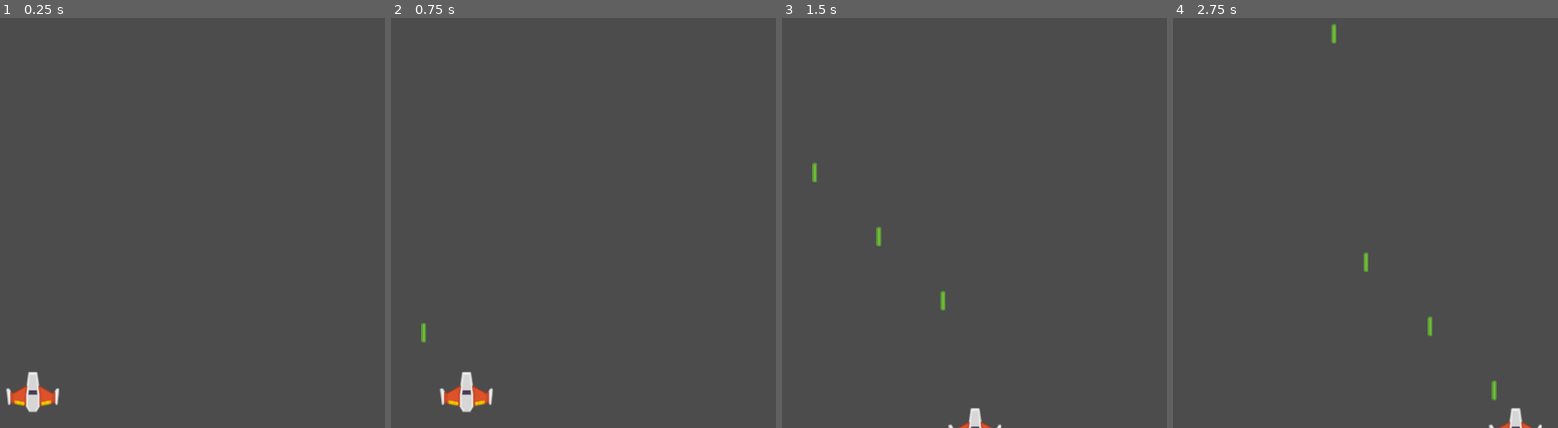
Above: before the commit, frames 1-4 (left to right).
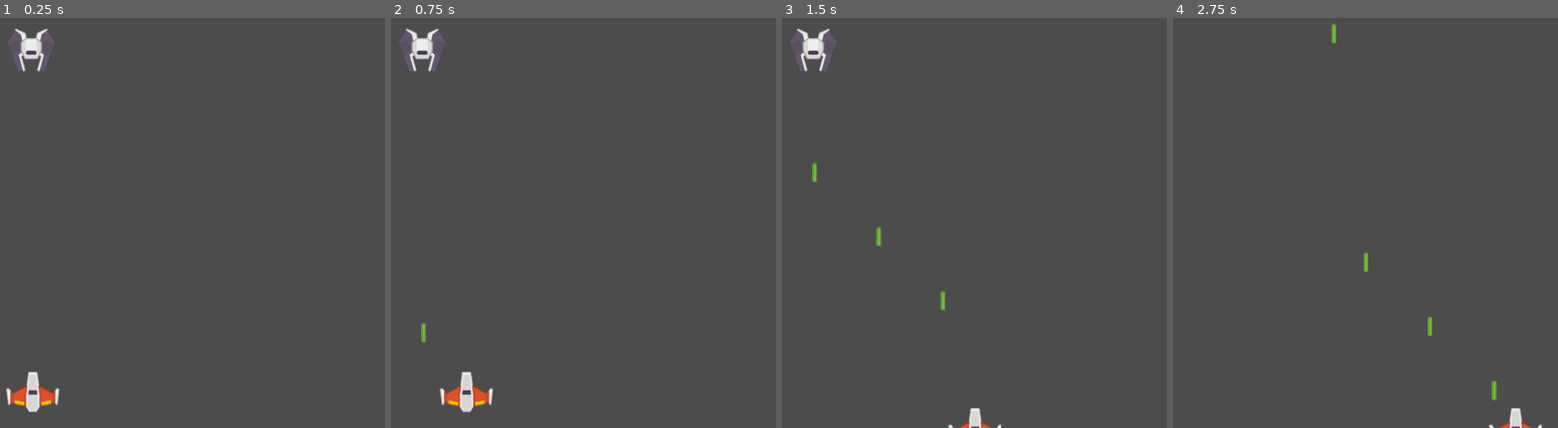
Above: after the commit, the same moments.

Repository: hieuns/space_shooter
Game: Godot game, scene res://TestScene.tscn
The game is run twice, just before and just after one commit, with the same random seed, the same clock (stepped at 60 frames per second) and the same inputs.
Inputs:
- Up to frame 1 (0.25 s): no input
- Up to frame 2 (0.75 s): tap Enter at 0.5 s; hold D (move_right) from 0.53 s (still down); hold Space (shoot) from 0.53 s (still down)
- Up to frame 3 (1.5 s): release D (move_right) at 1.28 s; release Space (shoot) at 1.28 s; hold S (move_down) from 1.28 s (still down); tap Space (shoot) at 1.35 s
- Up to frame 4 (2.75 s): release S (move_down) at 2.03 s; hold D (move_right) from 2.03 s (still down); hold Space (shoot) from 2.03 s (still down)

The runs differ from the first frame. In frame 1, 0.6% of the frame differs, in the area x 2-15%, y 2-14%; in frame 2, 0.6%; in frame 3, 0.6%; in frame 4, nothing differs.

Commit message:
Add Enemy scene, add to TestScene, allow Player to destroy Enemy

Diff:
--- /dev/null
+++ b/BlackEnemy1.tscn
@@ -0,0 +1,14 @@
+[gd_scene load_steps=3 format=2]
+
+[ext_resource path="res://Enemy.tscn" type="PackedScene" id=1]
+[ext_resource path="res://assets/enemyBlack1.png" type="Texture" id=2]
+
+[node name="BlackEnemy1" instance=ExtResource( 1 )]
+
+[node name="Sprite" parent="." index="0"]
+
+texture = ExtResource( 2 )
+
+[node name="CollisionPolygon2D" parent="." index="1"]
+
+polygon = PoolVector2Array( -29.2061, -42.431, -9.1681, -33.9109, -8.06364, -23.9708, 8.50317, -23.813, 9.76541, -33.122, 29.0145, -42.431, 47.0013, -15.7663, 24.7544, 42.9276, 9.76541, 36.7742, 17.4966, 11.3717, 15.4455, 10.1095, 11.8165, 15.9473, -12.1659, 16.1051, -15.1637, 10.2673, -17.3726, 11.214, -9.79922, 37.5631, -24.6305, 42.612, -47.3507, -15.6085 )
--- /dev/null
+++ b/Enemy.gd
@@ -0,0 +1,4 @@
+extends Area2D
+
+func destroy():
+  queue_free()
--- /dev/null
+++ b/Enemy.tscn
@@ -0,0 +1,24 @@
+[gd_scene load_steps=2 format=2]
+
+[ext_resource path="res://Enemy.gd" type="Script" id=1]
+
+[node name="Enemy" type="Area2D"]
+
+input_pickable = true
+gravity_vec = Vector2( 0, 1 )
+gravity = 98.0
+linear_damp = 0.1
+angular_damp = 1.0
+collision_layer = 2
+collision_mask = 5
+audio_bus_override = false
+audio_bus_name = "Master"
+script = ExtResource( 1 )
+_sections_unfolded = [ "Collision" ]
+
+[node name="Sprite" type="Sprite" parent="." index="0"]
+
+[node name="CollisionPolygon2D" type="CollisionPolygon2D" parent="." index="1"]
+
+build_mode = 0
+polygon = PoolVector2Array(  )
--- a/Player.tscn
+++ b/Player.tscn
@@ -16,9 +16,11 @@
 gravity = 98.0
 linear_damp = 0.1
 angular_damp = 1.0
+collision_mask = 2
 audio_bus_override = false
 audio_bus_name = "Master"
 script = ExtResource( 1 )
+_sections_unfolded = [ "Collision" ]
 __meta__ = {
 "_edit_group_": true
 }
--- a/PlayerBullet.gd
+++ b/PlayerBullet.gd
@@ -16,3 +16,7 @@
 
 func _on_Visibility_screen_exited():
   queue_free()
+
+func _on_Bullet_area_entered(area):
+  area.destroy()
+  queue_free()
--- a/PlayerBullet.tscn
+++ b/PlayerBullet.tscn
@@ -9,16 +9,19 @@
 radius = 4.52591
 height = 28.6375
 
-[node name="Bullet" type="Area2D" index="0"]
+[node name="Bullet" type="Area2D"]
 
 input_pickable = true
 gravity_vec = Vector2( 0, 1 )
 gravity = 98.0
 linear_damp = 0.1
 angular_damp = 1.0
+collision_layer = 4
+collision_mask = 2
 audio_bus_override = false
 audio_bus_name = "Master"
 script = ExtResource( 1 )
+_sections_unfolded = [ "Collision" ]
 
 [node name="Sprite" type="Sprite" parent="." index="0"]
 
@@ -33,4 +36,6 @@
 rect = Rect2( -5, -19, 10, 38 )
 _sections_unfolded = [ "Transform" ]
 
+[connection signal="area_entered" from="." to="." method="_on_Bullet_area_entered"]
+
 [connection signal="screen_exited" from="Visibility" to="." method="_on_Visibility_screen_exited"]
--- a/TestScene.tscn
+++ b/TestScene.tscn
@@ -1,15 +1,20 @@
-[gd_scene load_steps=3 format=2]
+[gd_scene load_steps=4 format=2]
 
 [ext_resource path="res://TestScene.gd" type="Script" id=1]
 [ext_resource path="res://Player.tscn" type="PackedScene" id=2]
+[ext_resource path="res://BlackEnemy1.tscn" type="PackedScene" id=3]
 
-[node name="TestScene" type="Node2D"]
+[node name="TestScene" type="Node2D" index="0"]
 
 script = ExtResource( 1 )
 
 [node name="Player" parent="." index="0" instance=ExtResource( 2 )]
 
 position = Vector2( 683, 700 )
-_sections_unfolded = [ "Transform" ]
+_sections_unfolded = [ "Collision", "Transform" ]
+
+[node name="BlackEnemy1" parent="." index="1" instance=ExtResource( 3 )]
+
+position = Vector2( 680.167, 61.3869 )
 
 [connection signal="shoot" from="Player" to="." method="_on_Player_shoot"]
--- a/project.godot
+++ b/project.godot
@@ -32,6 +32,12 @@
 shoot=[ Object(InputEventKey,"resource_local_to_scene":false,"resource_name":"","device":0,"alt":false,"shift":false,"control":false,"meta":false,"command":false,"pressed":false,"scancode":32,"unicode":0,"echo":false,"script":null)
  ]
 
+[layer_names]
+
+2d_physics/layer_1="Player"
+2d_physics/layer_2="Enemy"
+2d_physics/layer_3="PlayerBullet"
+
 [rendering]
 
 environment/default_environment="res://default_env.tres"
Binary file added: assets/enemyBlack1.png
Not shown, added: assets/enemyBlack1.png.import
Not shown, added: README.md
